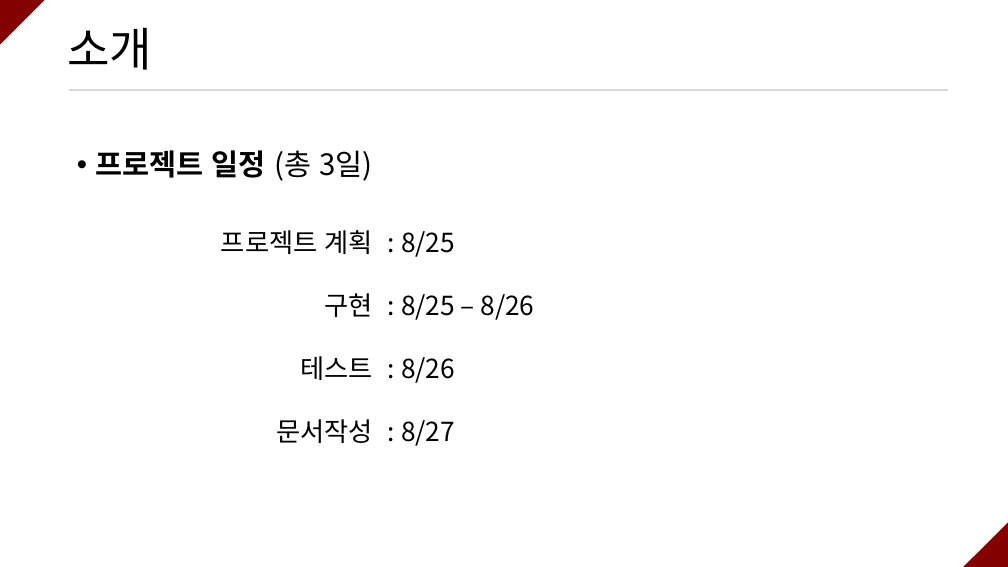
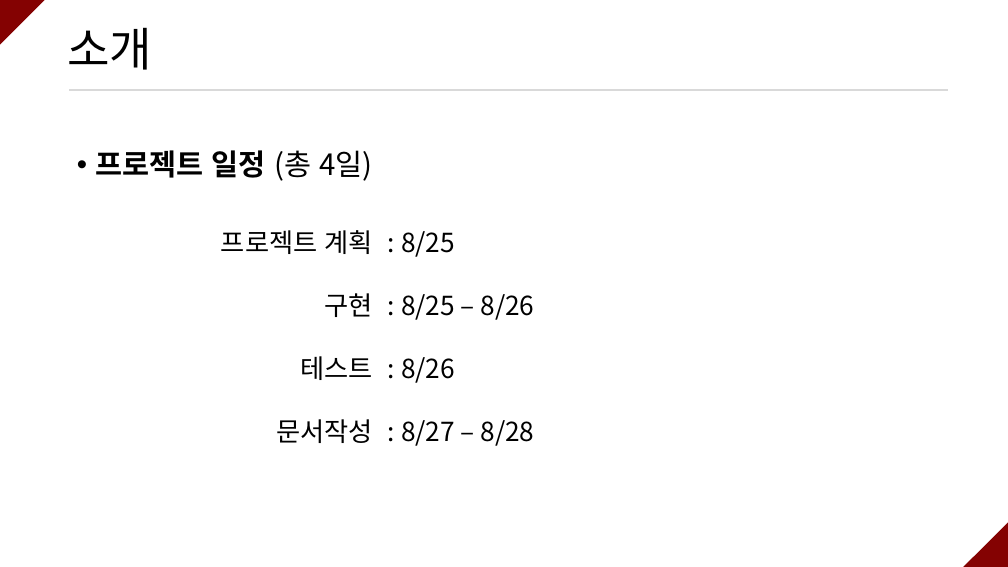
Before and after one commit to ramieeee/self_learning, a slide deck: slide 4 of semi_projects/쇼핑몰 옷 사이즈 확인 크롤링/쇼핑몰 옷 사이즈 확인 크롤링.pptx. Drawn at 1008x567 pixels with LibreOffice and Linux fonts; fonts in the diff are those of the drawing. Boxes give left, top, right and bottom in pixels: in the first picture for what was removed or moved away, otherwise in the second. Text is boxed around its words. In the diff, an @@ line names an element or a change of style, - is before the commit and + after.

```diff
--- a/semi_projects/쇼핑몰 옷 사이즈 확인 크롤링/쇼핑몰 옷 사이즈 확인 크롤링.pptx
+++ b/semi_projects/쇼핑몰 옷 사이즈 확인 크롤링/쇼핑몰 옷 사이즈 확인 크롤링.pptx
@@ text at (x1=96, y1=150, x2=372, y2=181): text changed @@
-• 프로젝트 일정 (총 3일)
+• 프로젝트 일정 (총 4일)
@@ text at (x1=401, y1=420, x2=535, y2=446): text changed @@
-: 8/27
+: 8/27 – 8/28
```
Also in this commit, not shown: 7 other slides changed, 10 slides added, 11 slides removed, 2 other files.
